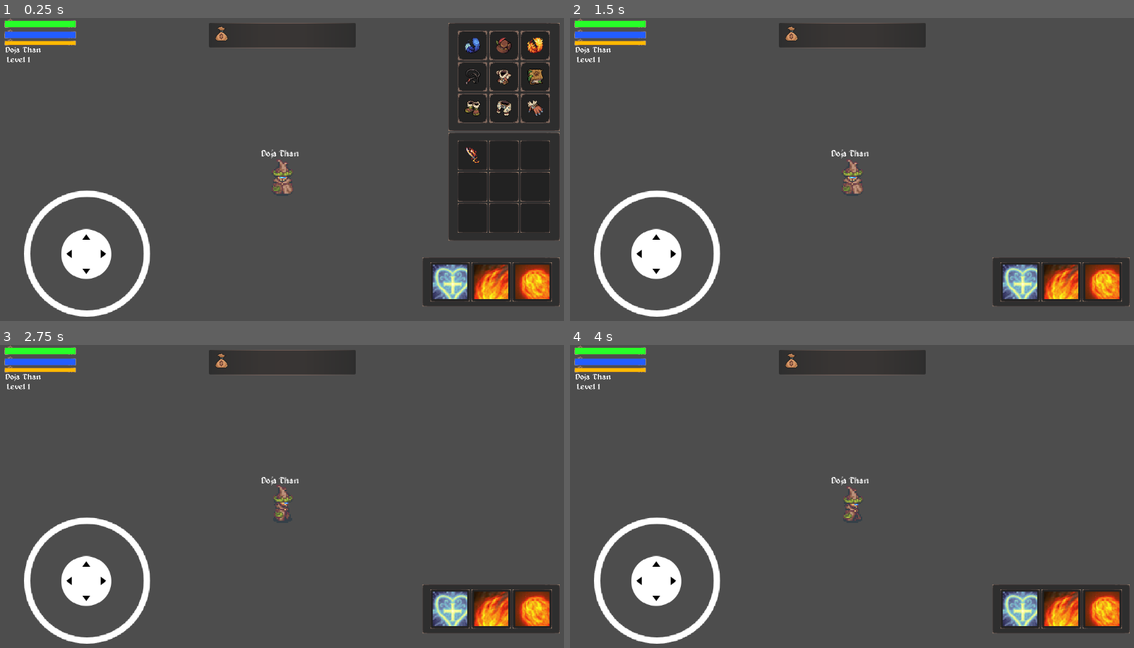
Above: before the commit, frames 1-4 (two rows, left to right).
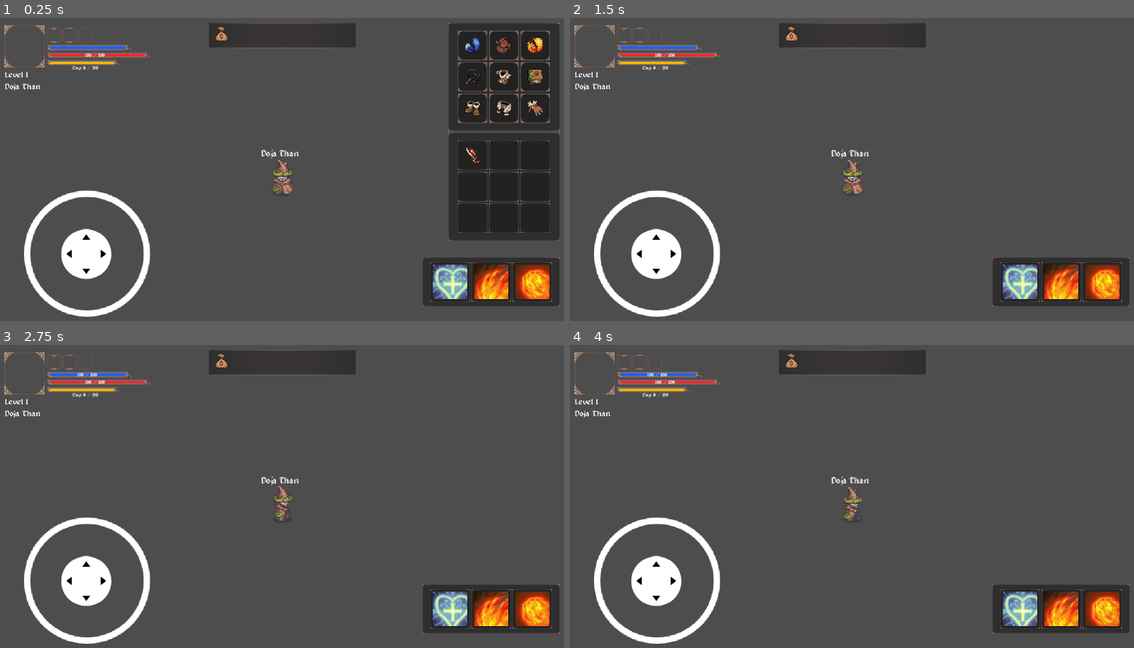
Above: after the commit, the same moments.

Repository: MechZombie/rpg-godot
Game: Godot game, scene res://Player/player.tscn
The game is run twice, just before and just after one commit, with the same random seed, the same clock (stepped at 60 frames per second) and the same inputs. This scene is started directly instead of the project's main scene. Sound files missing from this copy of the repository are replaced by a short silence.
Inputs (mouse positions are in pixels of both pictures, inside the frame that each line leads up to):
- Up to frame 1 (0.25 s): no input
- Up to frame 2 (1.5 s): click (1043, 45) at 0.52 s; click (795, 36) at 1.25 s
- Up to frame 3 (2.75 s): tap Enter at 2 s; move the mouse to (406, 487) at 2.02 s; hold Right (ui_right) from 2.03 s (still down); click (406, 487) at 2.17 s
- Up to frame 4 (4 s): release Right (ui_right) at 2.75 s; drag from (739, 520) to (823, 566) at 2.77 s; tap Space at 3.5 s; move the mouse to (908, 432) at 3.52 s; hold Right (ui_right) from 3.53 s (still down)

The runs differ from the first frame. In frame 1, 1.8% of the frame differs, in the area x 0-27%, y 0-25%; in frame 2, 1.8%; in frame 3, 1.8%; in frame 4, 1.8%.

Commit message:
hud improviments

Diff:
--- a/HUD/hud.tscn
+++ b/HUD/hud.tscn
@@ -6,12 +6,17 @@
 [ext_resource type="PackedScene" uid="uid://1whxeh42wdp7" path="res://HUD/Equipments/equipments.tscn" id="4_qoj2v"]
 [ext_resource type="FontFile" uid="uid://du75ycf6ijvp2" path="res://Fonts/alagard.ttf" id="5_4gt8d"]
 [ext_resource type="Texture2D" uid="uid://bquhxt6gyy1t7" path="res://HUD/Textures/Bossbar_5.png" id="5_upn61"]
+[ext_resource type="Texture2D" uid="uid://bafvmnabkgvdl" path="res://HUD/Textures/healthbar.png" id="6_2q3se"]
 [ext_resource type="PackedScene" uid="uid://dmr0fcamx7t56" path="res://addons/virtual_joystick/virtual_joystick_scene.tscn" id="6_cbw3p"]
 [ext_resource type="Texture2D" uid="uid://bok2xhagdqna5" path="res://Sprites/bag_dolar.png" id="7_8257g"]
 [ext_resource type="Texture2D" uid="uid://1em8lrtd8his" path="res://HUD/Textures/Fade_1.png" id="9_tsu20"]
 
 [sub_resource type="LabelSettings" id="LabelSettings_y0nqa"]
 font = ExtResource("5_4gt8d")
+
+[sub_resource type="LabelSettings" id="LabelSettings_2q3se"]
+font = ExtResource("5_4gt8d")
+font_size = 10
 
 [node name="HUD" type="CanvasLayer"]
 script = ExtResource("1_3t5dv")
@@ -37,19 +42,200 @@
 size_flags_horizontal = 0
 size_flags_vertical = 0
 
-[node name="LifeBar" type="Control" parent="MarginContainer/PlayerContainer"]
+[node name="Name" type="Control" parent="MarginContainer/PlayerContainer"]
+layout_mode = 2
+
+[node name="Name" type="Label" parent="MarginContainer/PlayerContainer/Name"]
+layout_mode = 0
+offset_top = 123.0
+offset_right = 79.0
+offset_bottom = 146.0
+theme_override_fonts/font = ExtResource("5_4gt8d")
+text = "Doja Than"
+
+[node name="Level" type="Control" parent="MarginContainer/PlayerContainer"]
+layout_mode = 2
+
+[node name="Label" type="Label" parent="MarginContainer/PlayerContainer/Level"]
+layout_mode = 0
+offset_left = -4.0
+offset_top = 99.0
+offset_right = 36.0
+offset_bottom = 122.0
+label_settings = SubResource("LabelSettings_y0nqa")
+
+[node name="Test" type="Control" parent="MarginContainer/PlayerContainer"]
 layout_mode = 2
 size_flags_horizontal = 0
 size_flags_vertical = 0
 
-[node name="Background" type="ColorRect" parent="MarginContainer/PlayerContainer/LifeBar"]
-layout_mode = 0
-offset_top = -4.0
-offset_right = 144.0
-offset_bottom = 9.0
+[node name="NinePatchRect" type="NinePatchRect" parent="MarginContainer/PlayerContainer/Test"]
+layout_mode = 0
+offset_left = -11.0
+offset_top = 2.0
+offset_right = 291.0
+offset_bottom = 94.0
+texture = ExtResource("6_2q3se")
+
+[node name="ExpBar" type="Control" parent="MarginContainer/PlayerContainer/Test/NinePatchRect"]
+layout_mode = 2
+anchors_preset = 0
+offset_left = 7.0
+offset_top = -82.0
+offset_right = 7.0
+offset_bottom = -82.0
+
+[node name="Background" type="ColorRect" parent="MarginContainer/PlayerContainer/Test/NinePatchRect/ExpBar"]
+layout_mode = 0
+offset_left = 88.0
+offset_top = 159.0
+offset_right = 218.0
+offset_bottom = 164.0
 color = Color(0.396889, 0.396889, 0.396889, 1)
 
-[node name="NinePatchRect" type="NinePatchRect" parent="MarginContainer/PlayerContainer/LifeBar/Background"]
+[node name="Foreground" type="ColorRect" parent="MarginContainer/PlayerContainer/Test/NinePatchRect/ExpBar"]
+layout_mode = 0
+offset_left = 88.0
+offset_top = 159.0
+offset_right = 218.0
+offset_bottom = 164.0
+color = Color(1, 0.72549, 0, 1)
+
+[node name="Exp" type="Label" parent="MarginContainer/PlayerContainer/Test/NinePatchRect/ExpBar"]
+layout_mode = 1
+offset_left = 134.0
+offset_top = 167.0
+offset_right = 169.0
+offset_bottom = 177.0
+label_settings = SubResource("LabelSettings_2q3se")
+
+[node name="LifeBar" type="Control" parent="MarginContainer/PlayerContainer/Test/NinePatchRect"]
+layout_mode = 2
+anchors_preset = 0
+offset_left = -1.0
+offset_top = -82.0
+offset_right = -1.0
+offset_bottom = -82.0
+size_flags_horizontal = 0
+size_flags_vertical = 0
+
+[node name="Background" type="ColorRect" parent="MarginContainer/PlayerContainer/Test/NinePatchRect/LifeBar"]
+layout_mode = 0
+offset_left = 97.0
+offset_top = 143.0
+offset_right = 289.0
+offset_bottom = 148.0
+color = Color(0.396889, 0.396889, 0.396889, 1)
+
+[node name="Foreground" type="ColorRect" parent="MarginContainer/PlayerContainer/Test/NinePatchRect/LifeBar"]
+layout_mode = 0
+offset_left = 97.0
+offset_top = 143.0
+offset_right = 289.0
+offset_bottom = 148.0
+color = Color(1, 0.133333, 0.156863, 1)
+
+[node name="Life" type="Label" parent="MarginContainer/PlayerContainer/Test/NinePatchRect/LifeBar"]
+layout_mode = 1
+anchors_preset = 8
+anchor_left = 0.5
+anchor_top = 0.5
+anchor_right = 0.5
+anchor_bottom = 0.5
+offset_left = 170.0
+offset_top = 141.0
+offset_right = 205.0
+offset_bottom = 151.0
+grow_horizontal = 2
+grow_vertical = 2
+label_settings = SubResource("LabelSettings_2q3se")
+
+[node name="ManaBar" type="Control" parent="MarginContainer/PlayerContainer/Test/NinePatchRect"]
+layout_mode = 2
+anchors_preset = 0
+offset_left = 3.0
+offset_top = -82.0
+offset_right = 3.0
+offset_bottom = -82.0
+size_flags_horizontal = 0
+size_flags_vertical = 0
+
+[node name="Background" type="ColorRect" parent="MarginContainer/PlayerContainer/Test/NinePatchRect/ManaBar"]
+layout_mode = 0
+offset_left = 93.0
+offset_top = 128.0
+offset_right = 246.0
+offset_bottom = 133.0
+color = Color(0.396889, 0.396889, 0.396889, 1)
+
+[node name="Foreground" type="ColorRect" parent="MarginContainer/PlayerContainer/Test/NinePatchRect/ManaBar"]
+layout_mode = 0
+offset_left = 93.0
+offset_top = 128.0
+offset_right = 246.0
+offset_bottom = 133.0
+color = Color(0.137876, 0.364253, 1, 1)
+
+[node name="Mana" type="Label" parent="MarginContainer/PlayerContainer/Test/NinePatchRect/ManaBar"]
+layout_mode = 1
+anchors_preset = 8
+anchor_left = 0.5
+anchor_top = 0.5
+anchor_right = 0.5
+anchor_bottom = 0.5
+offset_left = 150.0
+offset_top = 126.0
+offset_right = 185.0
+offset_bottom = 136.0
+grow_horizontal = 2
+grow_vertical = 2
+label_settings = SubResource("LabelSettings_2q3se")
+
+[node name="EnemyContainer" type="HBoxContainer" parent="MarginContainer"]
+layout_mode = 2
+size_flags_horizontal = 4
+size_flags_vertical = 8
+
+[node name="LifeBar" type="Control" parent="MarginContainer/EnemyContainer"]
+visible = false
+layout_mode = 2
+size_flags_vertical = 4
+
+[node name="Background" type="ColorRect" parent="MarginContainer/EnemyContainer/LifeBar"]
+layout_mode = 1
+anchors_preset = 8
+anchor_left = 0.5
+anchor_top = 0.5
+anchor_right = 0.5
+anchor_bottom = 0.5
+offset_left = -100.0
+offset_top = 4.0
+offset_right = 100.0
+offset_bottom = 10.0
+grow_horizontal = 2
+grow_vertical = 2
+color = Color(0.396889, 0.396889, 0.396889, 1)
+
+[node name="Life" type="Label" parent="MarginContainer/EnemyContainer/LifeBar/Background"]
+z_index = 1
+layout_mode = 1
+anchors_preset = 8
+anchor_left = 0.5
+anchor_top = 0.5
+anchor_right = 0.5
+anchor_bottom = 0.5
+offset_left = -32.5
+offset_top = -7.5
+offset_right = 32.5
+offset_bottom = 7.5
+grow_horizontal = 2
+grow_vertical = 2
+theme_override_fonts/font = ExtResource("5_4gt8d")
+theme_override_font_sizes/font_size = 11
+text = "Life"
+horizontal_alignment = 1
+
+[node name="NinePatchRect" type="NinePatchRect" parent="MarginContainer/EnemyContainer/LifeBar/Background"]
 layout_mode = 1
 anchors_preset = 15
 anchor_right = 1.0
@@ -63,186 +249,18 @@
 texture = ExtResource("5_upn61")
 region_rect = Rect2(1, 3, 190, 9)
 patch_margin_left = 5
-patch_margin_top = 5
-patch_margin_right = 5
-patch_margin_bottom = 1
-
-[node name="Foreground" type="ColorRect" parent="MarginContainer/PlayerContainer/LifeBar"]
-layout_mode = 0
-offset_top = -4.0
-offset_right = 144.0
-offset_bottom = 9.0
-color = Color(0.152941, 1, 0.156863, 1)
-
-[node name="ManaBar" type="Control" parent="MarginContainer/PlayerContainer"]
-layout_mode = 2
-size_flags_horizontal = 0
-size_flags_vertical = 0
-
-[node name="Background" type="ColorRect" parent="MarginContainer/PlayerContainer/ManaBar"]
-layout_mode = 0
-offset_left = -4.0
-offset_top = 18.0
-offset_right = 140.0
-offset_bottom = 31.0
-color = Color(0.396889, 0.396889, 0.396889, 1)
-
-[node name="NinePatchRect" type="NinePatchRect" parent="MarginContainer/PlayerContainer/ManaBar/Background"]
-layout_mode = 0
-offset_left = -1.0
-offset_top = -5.0
-offset_right = 145.0
-offset_bottom = 14.0
-texture = ExtResource("5_upn61")
-region_rect = Rect2(1, 3, 190, 9)
-patch_margin_left = 5
-patch_margin_top = 5
-patch_margin_right = 5
-patch_margin_bottom = 1
-
-[node name="Foreground" type="ColorRect" parent="MarginContainer/PlayerContainer/ManaBar"]
-layout_mode = 0
-offset_left = -4.0
-offset_top = 18.0
-offset_right = 140.0
-offset_bottom = 31.0
-color = Color(0.137876, 0.364253, 1, 1)
-
-[node name="Name" type="Control" parent="MarginContainer/PlayerContainer"]
-layout_mode = 2
-
-[node name="Name" type="Label" parent="MarginContainer/PlayerContainer/Name"]
-layout_mode = 0
-offset_left = -7.0
-offset_top = 48.0
-offset_right = 72.0
-offset_bottom = 71.0
-theme_override_fonts/font = ExtResource("5_4gt8d")
-text = "Doja Than"
-
-[node name="ExpBar" type="Control" parent="MarginContainer/PlayerContainer"]
-layout_mode = 2
-
-[node name="Background" type="ColorRect" parent="MarginContainer/PlayerContainer/ExpBar"]
-custom_minimum_size = Vector2(0, 10)
-layout_mode = 0
-offset_left = -13.0
-offset_top = 36.0
-offset_right = 133.0
-offset_bottom = 46.0
-color = Color(0.396889, 0.396889, 0.396889, 1)
-
-[node name="NinePatchRect" type="NinePatchRect" parent="MarginContainer/PlayerContainer/ExpBar/Background"]
-custom_minimum_size = Vector2(0, 10)
-layout_mode = 1
-anchors_preset = 15
-anchor_right = 1.0
-anchor_bottom = 1.0
-offset_top = -4.0
-grow_horizontal = 2
-grow_vertical = 2
-texture = ExtResource("5_upn61")
-region_rect = Rect2(1, 3, 190, 9)
-patch_margin_left = 5
-patch_margin_top = 5
-patch_margin_right = 5
-patch_margin_bottom = 1
-
-[node name="Foreground" type="ColorRect" parent="MarginContainer/PlayerContainer/ExpBar"]
-custom_minimum_size = Vector2(0, 7)
-layout_mode = 0
-offset_left = -12.0
-offset_top = 37.0
-offset_right = 132.0
-offset_bottom = 45.0
-color = Color(1, 0.72549, 0, 1)
-
-[node name="Control" type="Control" parent="MarginContainer/PlayerContainer"]
-layout_mode = 2
-
-[node name="Level" type="Control" parent="MarginContainer/PlayerContainer"]
-layout_mode = 2
-
-[node name="Label" type="Label" parent="MarginContainer/PlayerContainer/Level"]
-layout_mode = 0
-offset_left = -16.0
-offset_top = 68.0
-offset_right = 24.0
-offset_bottom = 91.0
-label_settings = SubResource("LabelSettings_y0nqa")
-
-[node name="EnemyContainer" type="HBoxContainer" parent="MarginContainer"]
-layout_mode = 2
-size_flags_horizontal = 4
-size_flags_vertical = 8
-
-[node name="LifeBar" type="Control" parent="MarginContainer/EnemyContainer"]
-visible = false
-layout_mode = 2
-size_flags_vertical = 4
-
-[node name="Background" type="ColorRect" parent="MarginContainer/EnemyContainer/LifeBar"]
-custom_minimum_size = Vector2(0, 20)
-layout_mode = 1
-anchors_preset = 8
-anchor_left = 0.5
-anchor_top = 0.5
-anchor_right = 0.5
-anchor_bottom = 0.5
-offset_left = -100.0
-offset_top = -10.0
-offset_right = 100.0
-offset_bottom = 10.0
-grow_horizontal = 2
-grow_vertical = 2
-color = Color(0.396889, 0.396889, 0.396889, 1)
-
-[node name="Life" type="Label" parent="MarginContainer/EnemyContainer/LifeBar/Background"]
-z_index = 1
-layout_mode = 1
-anchors_preset = 8
-anchor_left = 0.5
-anchor_top = 0.5
-anchor_right = 0.5
-anchor_bottom = 0.5
-offset_left = -32.5
-offset_top = -7.5
-offset_right = 32.5
-offset_bottom = 7.5
-grow_horizontal = 2
-grow_vertical = 2
-theme_override_fonts/font = ExtResource("5_4gt8d")
-text = "Life"
-horizontal_alignment = 1
-
-[node name="NinePatchRect" type="NinePatchRect" parent="MarginContainer/EnemyContainer/LifeBar/Background"]
-custom_minimum_size = Vector2(0, 25)
-layout_mode = 1
-anchors_preset = 15
-anchor_right = 1.0
-anchor_bottom = 1.0
-offset_left = -1.0
-offset_top = -5.0
-offset_right = 1.0
-offset_bottom = 1.0
-grow_horizontal = 2
-grow_vertical = 2
-texture = ExtResource("5_upn61")
-region_rect = Rect2(1, 3, 190, 9)
-patch_margin_left = 5
 patch_margin_top = 8
 patch_margin_right = 5
 patch_margin_bottom = 4
 
 [node name="Foreground" type="ColorRect" parent="MarginContainer/EnemyContainer/LifeBar"]
-custom_minimum_size = Vector2(0, 20)
 layout_mode = 1
 anchors_preset = 14
 anchor_top = 0.5
 anchor_right = 1.0
 anchor_bottom = 0.5
 offset_left = -100.0
-offset_top = -10.0
+offset_top = 4.0
 offset_right = 100.0
 offset_bottom = 10.0
 grow_horizontal = 2
--- a/Maps/Cave/cave.tscn
+++ b/Maps/Cave/cave.tscn
@@ -1407,7 +1407,7 @@
 creature = ExtResource("11_mgvdi")
 
 [node name="Player" parent="." instance=ExtResource("2_3q3gp")]
-position = Vector2(480, -200)
+position = Vector2(932, -76)
 
 [node name="Respawn" parent="." instance=ExtResource("11_hiny4")]
 visible = false
--- a/Objects/Bag/drop_bag.gd
+++ b/Objects/Bag/drop_bag.gd
@@ -18,6 +18,9 @@
 	take_all_area.input_event.connect(on_take_all)
 
 	on_create_loot()
+	await get_tree().create_timer(5).timeout
+	queue_free()
+
 
 
 
--- a/Player/hud.gd
+++ b/Player/hud.gd
@@ -1,9 +1,16 @@
 extends CanvasLayer
 
-@onready var health_bar_foreground: ColorRect = $MarginContainer/PlayerContainer/LifeBar/Foreground
-@onready var health_bar_backeground: ColorRect = $MarginContainer/PlayerContainer/LifeBar/Background
-@onready var mana_bar_background: ColorRect = $MarginContainer/PlayerContainer/ManaBar/Background
-@onready var mana_bar_foreground: ColorRect = $MarginContainer/PlayerContainer/ManaBar/Foreground
+@onready var mana_bar_background: ColorRect = $MarginContainer/PlayerContainer/Test/NinePatchRect/ManaBar/Background
+@onready var mana_bar_foreground: ColorRect = $MarginContainer/PlayerContainer/Test/NinePatchRect/ManaBar/Foreground
+@onready var mana_label: Label = $MarginContainer/PlayerContainer/Test/NinePatchRect/ManaBar/Mana
+
+@onready var health_bar_backeground: ColorRect = $MarginContainer/PlayerContainer/Test/NinePatchRect/LifeBar/Background
+@onready var health_bar_foreground: ColorRect = $MarginContainer/PlayerContainer/Test/NinePatchRect/LifeBar/Foreground
+@onready var health_life_label: Label = $MarginContainer/PlayerContainer/Test/NinePatchRect/LifeBar/Life
+
+@onready var exp_bar_foreground: ColorRect = $MarginContainer/PlayerContainer/Test/NinePatchRect/ExpBar/Foreground
+@onready var exp_bar_background: ColorRect = $MarginContainer/PlayerContainer/Test/NinePatchRect/ExpBar/Background
+@onready var exp_label: Label = $MarginContainer/PlayerContainer/Test/NinePatchRect/ExpBar/Exp
 
 
 @onready var enemy_life_bar: Control = $MarginContainer/EnemyContainer/LifeBar
@@ -89,6 +96,7 @@
 	player.connect("health_changed", Callable(self, "set_health"))
 	player.connect("mana_changed", Callable(self, "set_mana"))
 	player.connect("level_up", Callable(self, "set_level"))
+	exp_bar_foreground.size.x = 0
 
 	inventory_handler.pressed.connect(on_handle_inventory)
 
@@ -96,9 +104,14 @@
 	on_prepare_inventory()
 	on_prepare_action_bar()
 
-func set_level(value):
-	print("level", value)
+func set_level(value, exp, max_level_exp, acc_level_exp):
+	print("set level", exp, max_level_exp)
+
+	var full_width: float = exp_bar_background.size.x
+	exp_bar_foreground.size.x = full_width
+
 	level_label.text = "Level %s" % [value]
+	exp_label.text = "Exp %s / %s" % [exp, max_level_exp]
 
 
 func on_handle_inventory():
@@ -156,10 +169,12 @@
 func set_health(value):
 	var full_width: float = health_bar_backeground.size.x
 	health_bar_foreground.size.x = full_width * value
+	health_life_label.text = "%s / %s" % [player.current_health, player.max_health]
 
 func set_mana(value):
 	var full_width: float = mana_bar_background.size.x
 	mana_bar_foreground.size.x = full_width * value
+	mana_label.text = "%s / %s" % [player.current_mana, player.max_mana]
 
 func set_enemy_health(value, current_health, max_health):
 	var full_width: float = enemy_health_bar_backeground.size.x
--- a/Player/player.gd
+++ b/Player/player.gd
@@ -59,7 +59,8 @@
 	"life_regen": 2,
 	"mana_regen": 1,
 	"level": 1,
-	"exp": 0
+	"exp": 0,
+	"acc_level_exp": 0
 }
 
 
@@ -72,7 +73,7 @@
 var current_mana := 100
 signal mana_changed(new_mana)
 
-signal level_up(value: int)
+signal level_up(value: int, exp: int, max_level_exp: int, acc_level_exp: int)
 
 var last_direction = "down"
 var is_moving = false
@@ -124,13 +125,14 @@
 	var max_level_exp = level_data[0].max_exp
 	var total_exp = (info.exp + value)
 	info.exp = total_exp
+	info.acc_level_exp += value
 
 	if(total_exp > max_level_exp):
 		on_level_up()
 
+	update_hud_level()
+
 func on_level_up():
-	print("Level UP")
-
 	var exp = info.exp
 	var new_level = levels.filter(func (el): return exp >= el["min_exp"] and exp < el["max_exp"])
 	if new_level.is_empty():
@@ -139,9 +141,8 @@
 
 	var levelLabel = LevelUPScene.instantiate()
 	add_child(levelLabel)
-
 	info.level = new_level[0].id
-	update_hud_level()
+	info.acc_level_exp = 0
 
 
 func on_regenerate():
@@ -473,8 +474,13 @@
 
 
 func update_hud_level():
-	print("atualizando lvl ", info["level"])
-	emit_signal("level_up", info["level"])
+	var level_data = levels.filter(func(el): return el["id"] == info["level"])
+	if level_data.is_empty():
+		print("Level not found")
+		return
+
+	var max_level_exp = level_data[0].max_exp
+	emit_signal("level_up", info["level"], info["exp"], max_level_exp, info.acc_level_exp)
 
 func set_target_position(pos: Vector2):
 	moviment_position = pos
Not shown: 1 places in HUD/hud.tscn that only renumber resources
